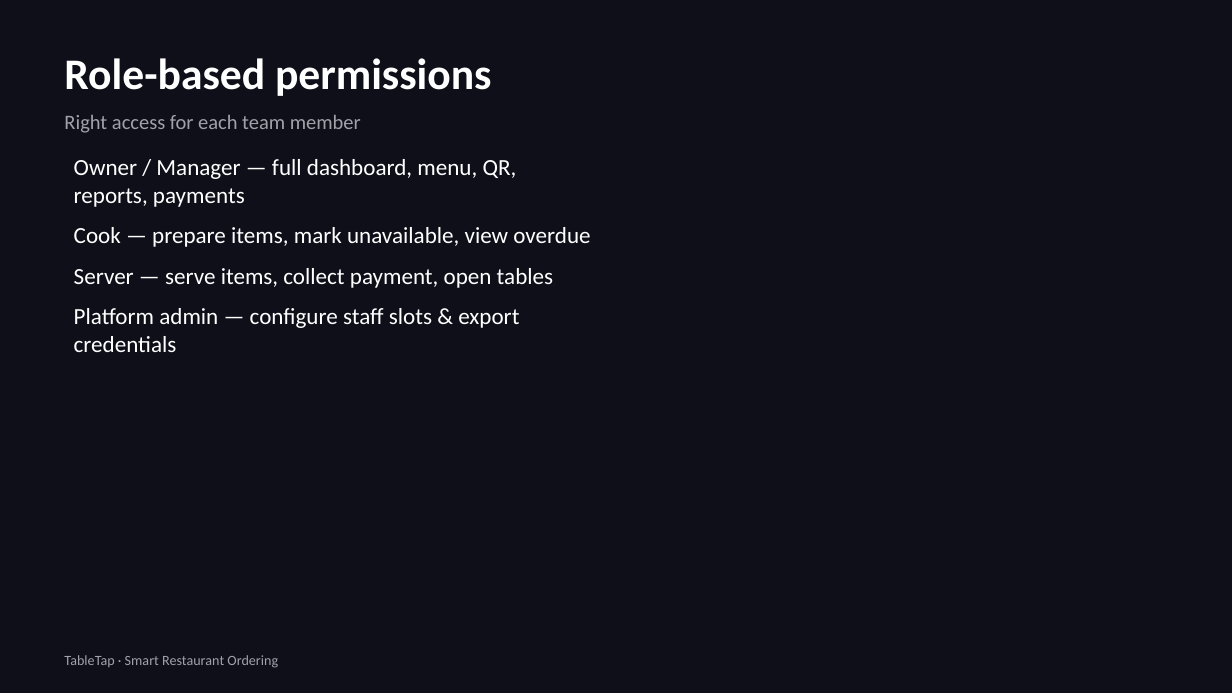
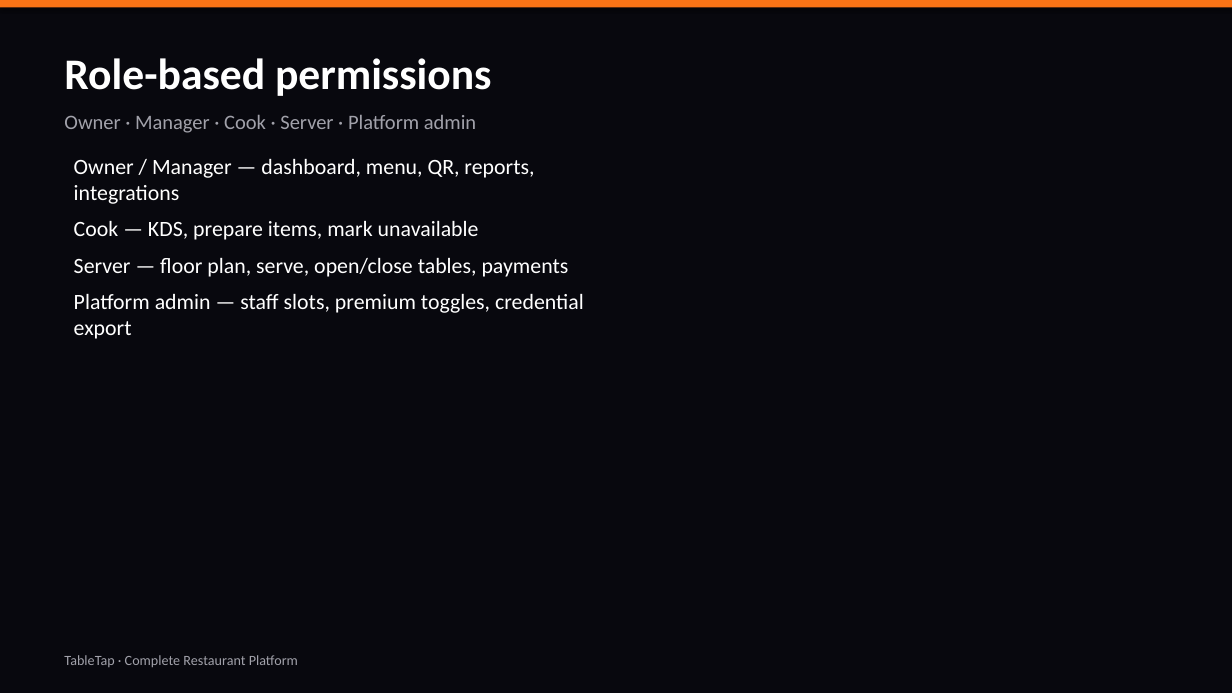
Before and after one commit to chandrasheker/order-on-the-fly, a slide deck: slide 14 of presentation/TableTap-Restaurant-Owner-Detailed-Deck.pptx (slide 12 before the commit). Drawn at 1232x693 pixels with LibreOffice and Linux fonts; fonts in the diff are those of the drawing. Boxes give left, top, right and bottom in pixels: in the first picture for what was removed or moved away, otherwise in the second. Text is boxed around its words. In the diff, an @@ line names an element or a change of style, - is before the commit and + after.

```diff
--- a/presentation/TableTap-Restaurant-Owner-Detailed-Deck.pptx
+++ b/presentation/TableTap-Restaurant-Owner-Detailed-Deck.pptx
@@ background #0F0F1A to #08080E @@
@@ rectangle added at bbox=[0, 0, 1232, 7], fill #F97316 @@
@@ text at bbox=[64, 115, 476, 133]: text changed @@
-Right access for each team member
+Owner · Manager · Cook · Server · Platform admin
@@ text at bbox=[74, 159, 584, 339]: text changed; size 18 to 17 pt @@
-Owner / Manager — full dashboard, menu, QR, reports, payments
-Cook — prepare items, mark unavailable, view overdue
-Server — serve items, collect payment, open tables
-Platform admin — configure staff slots & export credentials
+Owner / Manager — dashboard, menu, QR, reports, integrations
+Cook — KDS, prepare items, mark unavailable
+Server — floor plan, serve, open/close tables, payments
+Platform admin — staff slots, premium toggles, credential export
@@ text at bbox=[64, 655, 298, 667]: text changed @@
-TableTap · Smart Restaurant Ordering
+TableTap · Complete Restaurant Platform
```
Also in this commit, not shown: 4 other slides changed, 13 slides added, 10 slides removed, 11 other files.
